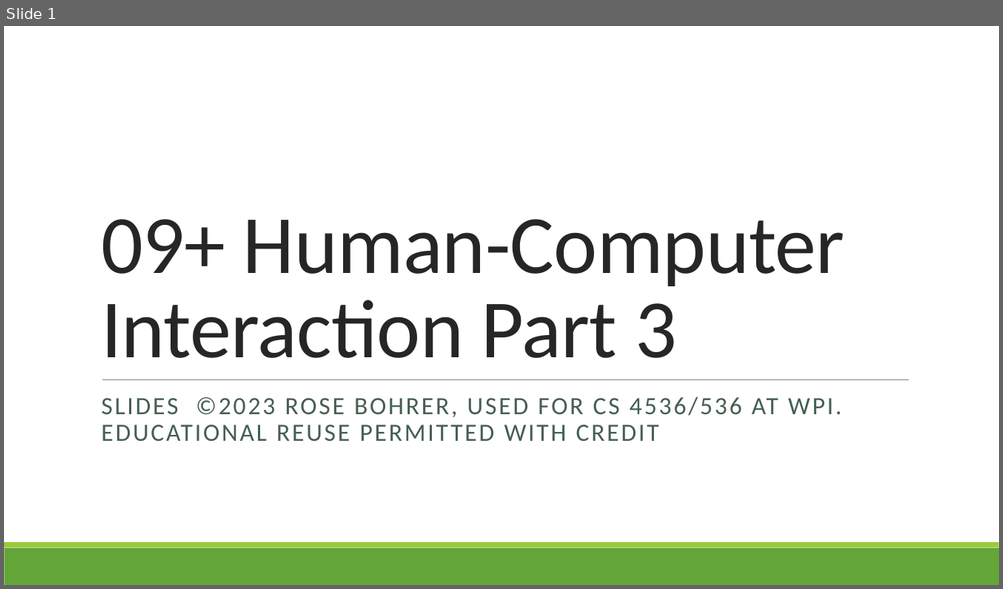
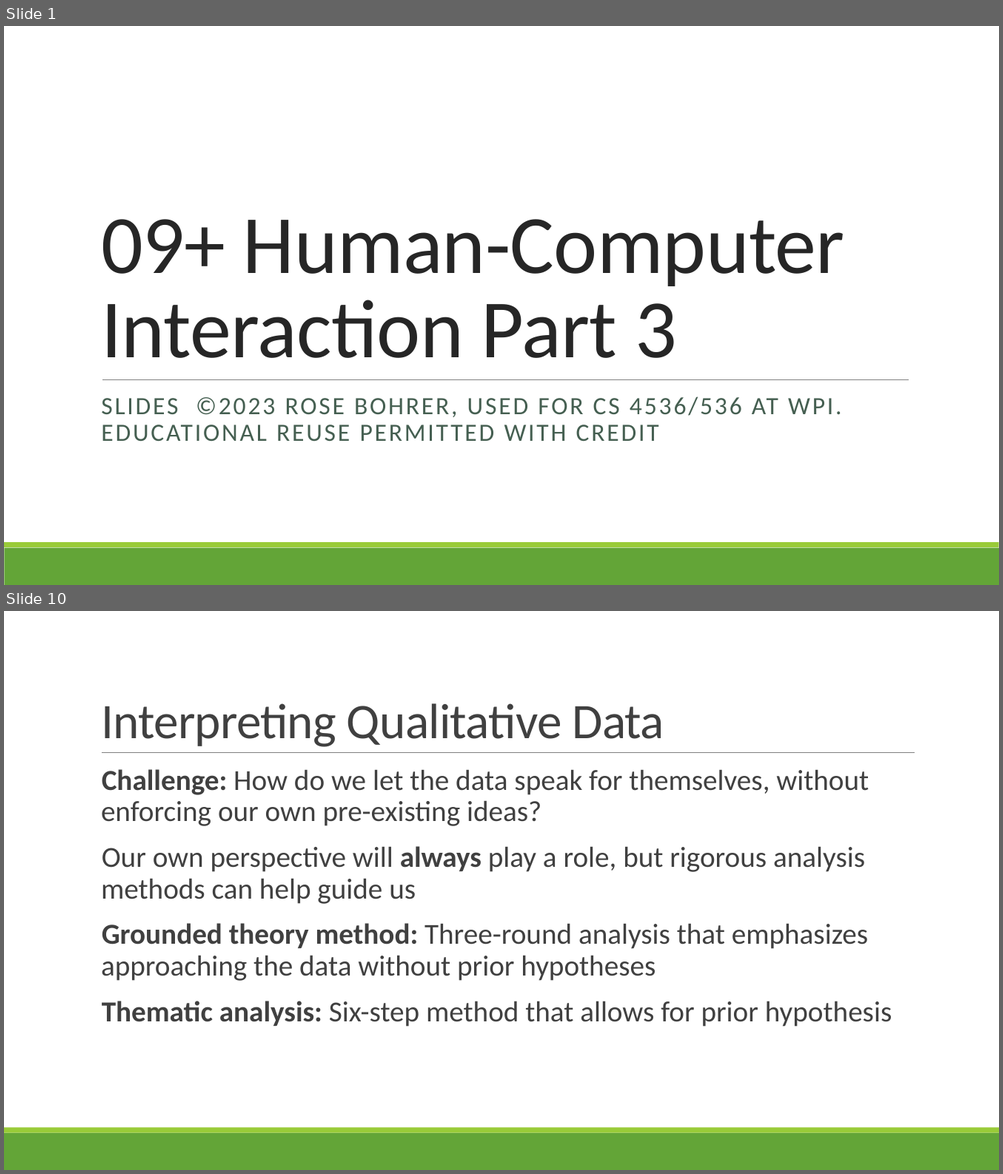
Before and after one commit to rbohrer/pl-course, a slide deck: LectureSlides/09Design3.pptx. Shown one above the other, each under a label of ours: slide 1 before the commit, slides 1 and 10 after it; the slides between them are not shown. The pictures are 1003x589 and 1003x1174 pixels, drawn with LibreOffice and Linux fonts; fonts in the diff are those of the drawing. Boxes give left, top, right and bottom in pixels: in the first picture for what was removed or moved away, otherwise in the second. Text is boxed around its words. In the diff, an @@ line names an element or a change of style, - is before the commit and + after.

```diff
--- a/LectureSlides/09Design3.pptx
+++ b/LectureSlides/09Design3.pptx
@@ slide 10 added at bbox=[4, 611, 999, 1170], background #FFFFFF; not listed: 2 template elements that a slide beside it also shows @@
@@ title added at bbox=[101, 703, 664, 747], 48 pt, text #404040 @@
+Interpreting Qualitative Data
@@ line added from (102, 753) to (915, 753), #808080 0.5 pt @@
@@ text added at bbox=[101, 769, 891, 1027], 28 pt, text #404040 @@
+  Challenge: How do we let the data speak for themselves, without enforcing our own pre-existing ideas?
+  Our own perspective will always play a role, but rigorous analysis methods can help guide us
+  Grounded theory method: Three-round analysis that emphasizes approaching the data without prior hypotheses
+  Thematic analysis: Six-step method that allows for prior hypothesis
```
Also in this commit, not shown: 10 other slides added.
